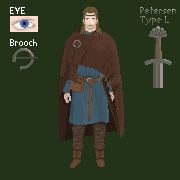
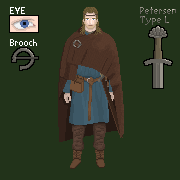
Revision of a layered 180px x 180px image; what changed, layer by layer:
painted on "Pasted Layer" over [9, 15, 173, 89]
